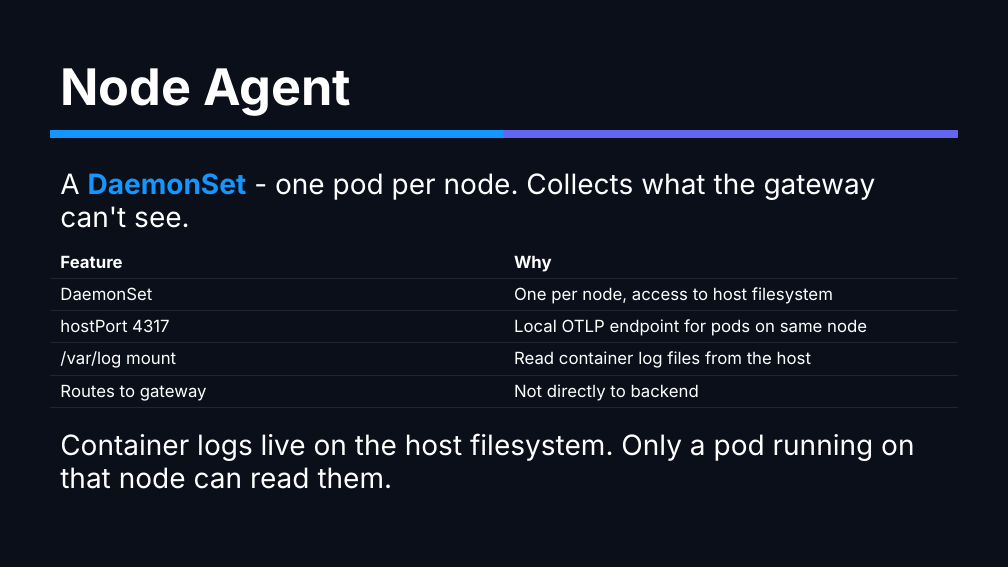
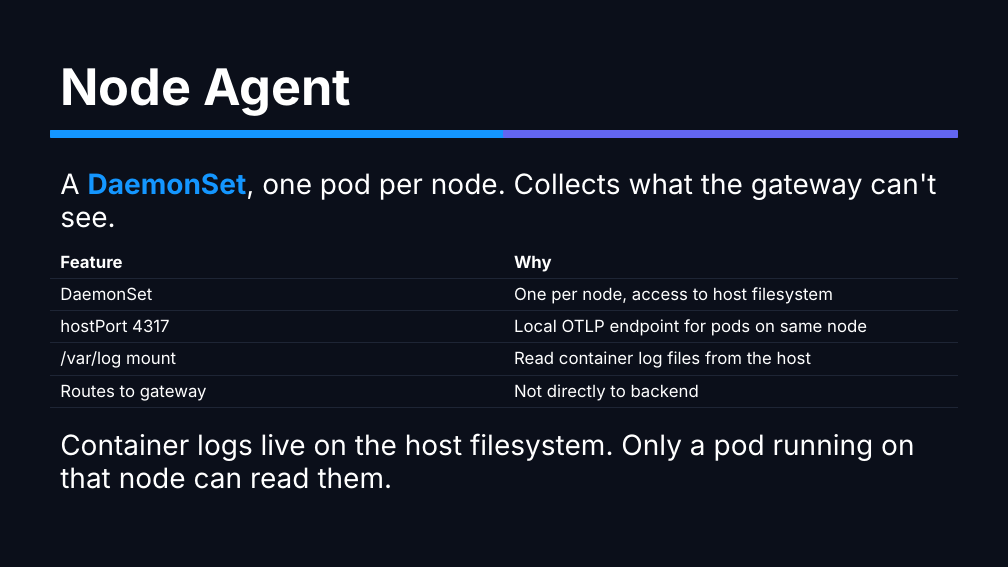
Before and after one commit to mreider/astroshop-bindplane-labs, a slide deck: slide 30 of docs/bindplane-primer/bindplane-primer.pptx. Drawn at 1008x567 pixels with LibreOffice and Linux fonts; fonts in the diff are those of the drawing. Boxes give left, top, right and bottom in pixels: in the first picture for what was removed or moved away, otherwise in the second. Text is boxed around its words. In the diff, an @@ line names an element or a change of style, - is before the commit and + after.

```diff
--- a/docs/bindplane-primer/bindplane-primer.pptx
+++ b/docs/bindplane-primer/bindplane-primer.pptx
@@ text at [60,173,936,228]: text changed @@
-A DaemonSet - one pod per node. Collects what the gateway can't see.
+A DaemonSet, one pod per node. Collects what the gateway can't see.
```
Also in this commit, not shown: 2 other slides changed, 2 other files.
